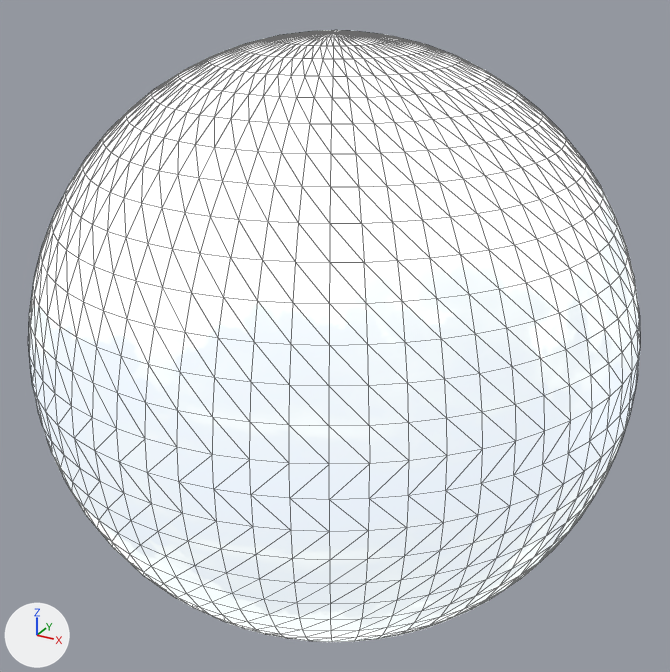
A saved change to the FBX model Tools/UnrealMapExporter/ExportedMeshes/SM_SkySphere.fbx.
Rendered twice from a 50 mm lens placed at (57.9, -105.2, 52.7), pointed at (0.1, 0.1, 0.0). The lights are fixed; the arrows at lower left show +X, +Y and +Z. The picture after the commit comes second. Mesh edges are drawn as thin lines. Where no turn or scale is listed for an object, it has been applied to the vertices.

The first picture shows 'SM_SkySphere'.
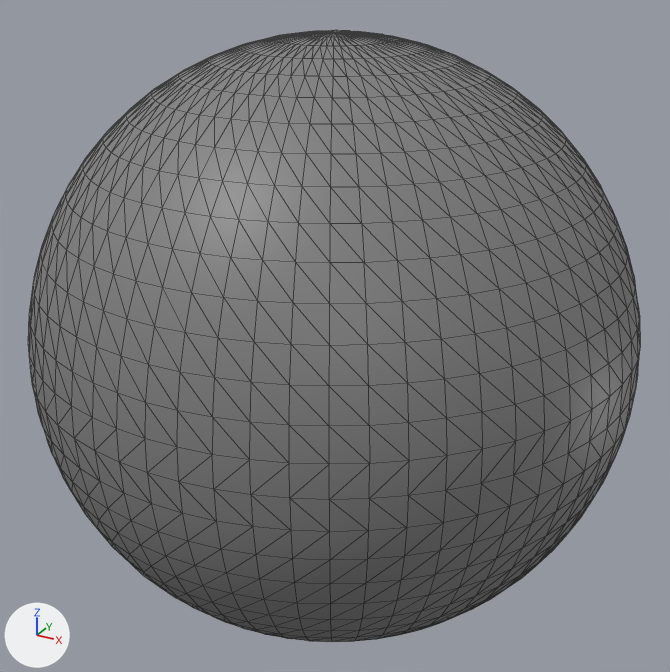
The change, as a diff of the scene's bpy script:
```diff
--- a/Tools/UnrealMapExporter/ExportedMeshes/SM_SkySphere.fbx.py
+++ b/Tools/UnrealMapExporter/ExportedMeshes/SM_SkySphere.fbx.py
@@ mat_m_sky_panning_clouds2 @@
 n0 = _N.new('ShaderNodeBsdfPrincipled'); n0.name = 'Principled BSDF'
 n0.inputs[0].default_value = (0.216, 0.216, 0.216, 1.0)  # 'Base Color', grey #808080
-n0.inputs[28].default_value = 1.0  # 'Emission Strength'
 n1 = _N.new('ShaderNodeOutputMaterial'); n1.name = 'Material Output'
-n2 = _N.new('ShaderNodeTexImage'); n2.name = 'Image Texture'
-n2.image = img_m_sky_panning_clouds2_emissivecolor_0_png
-_L.new(n2.outputs[0], n0.inputs[27])  # 'Color' to 'Emission Color'
 _L.new(n0.outputs[0], n1.inputs[0])  # 'BSDF' to 'Surface'
```

What differs and where, as boxes [x1, y1, x2, y2] in the pictures (670 x 672 px):
'SM_SkySphere', surface changed (white to grey)
    both: [29, 30, 640, 642]
